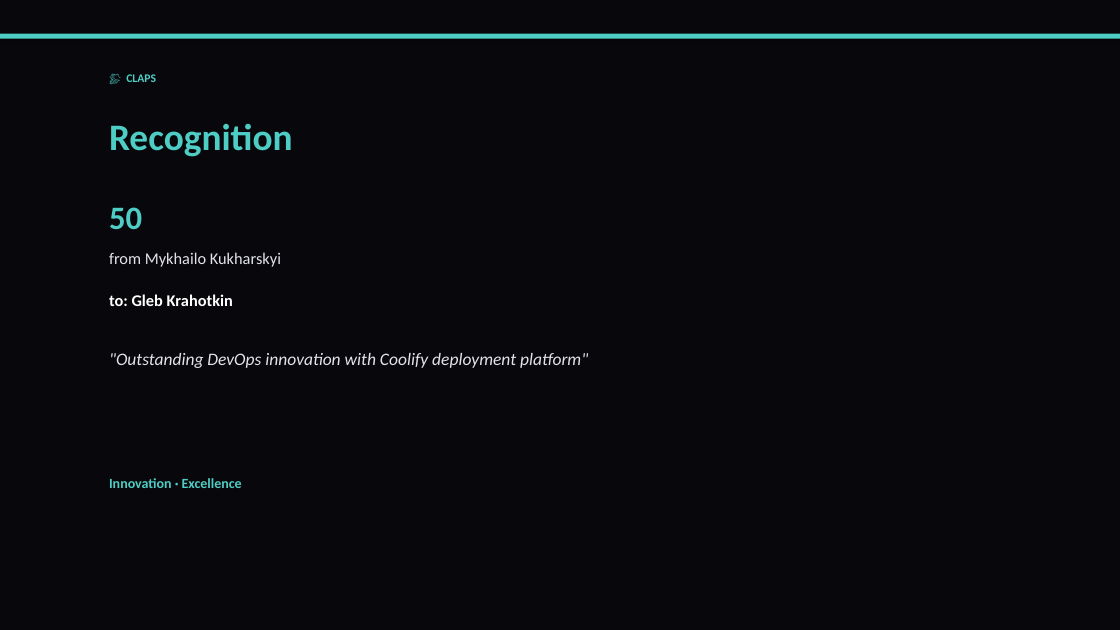
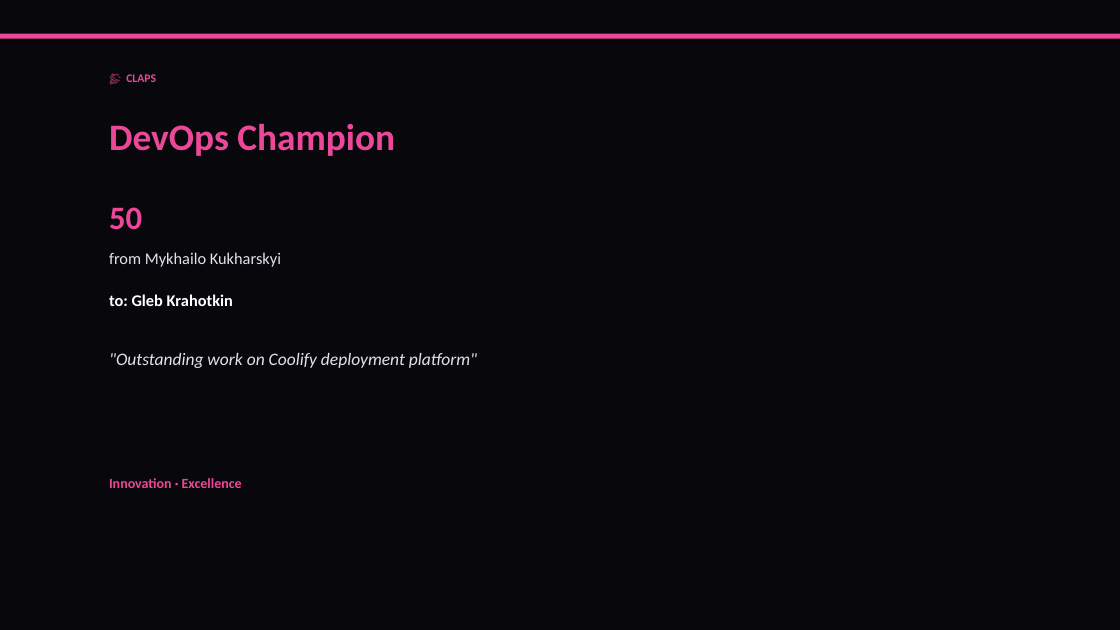
Before and after one commit to liliyagarifullina-maker/appodeal-pulse, a slide deck: slide 7 of data/archive/pulse_2026-03-14.pptx (slide 3 before the commit). Drawn at 1120x630 pixels with LibreOffice and Linux fonts; fonts in the diff are those of the drawing. Boxes give left, top, right and bottom in pixels: in the first picture for what was removed or moved away, otherwise in the second. Text is boxed around its words. In the diff, an @@ line names an element or a change of style, - is before the commit and + after.

```diff
--- a/data/archive/pulse_2026-03-14.pptx
+++ b/data/archive/pulse_2026-03-14.pptx
@@ rectangle at bbox=[0, 34, 1120, 39]: fill #4ECDC4 to #EC4899 @@
@@ text at bbox=[109, 123, 395, 156]: text changed; text colour #4ECDC4 to #EC4899 @@
-Recognition
+DevOps Champion
@@ text at bbox=[109, 353, 477, 368]: text changed @@
-"Outstanding DevOps innovation with Coolify deployment platform"
+"Outstanding work on Coolify deployment platform"
@@ text colour #4ECDC4 to #EC4899 in 3 elements at bbox=[126, 74, 156, 82], bbox=[109, 207, 142, 230], bbox=[109, 478, 242, 488] @@
```
Also in this commit, not shown: 13 other slides changed, 5 slides added, 3 slides removed, 2 other files.
